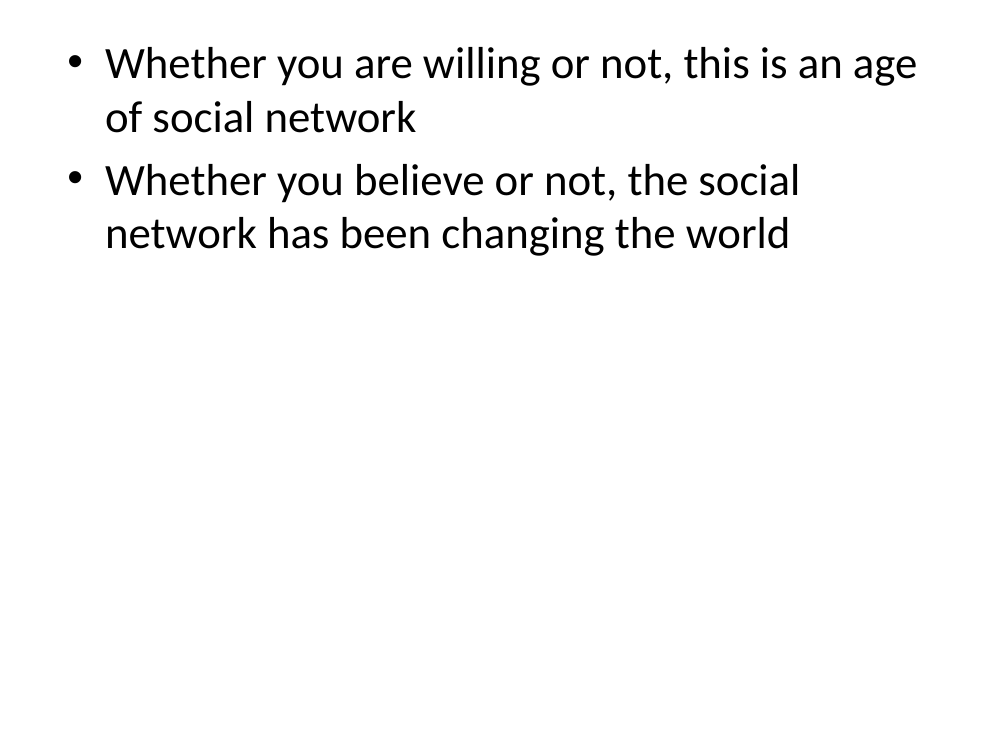
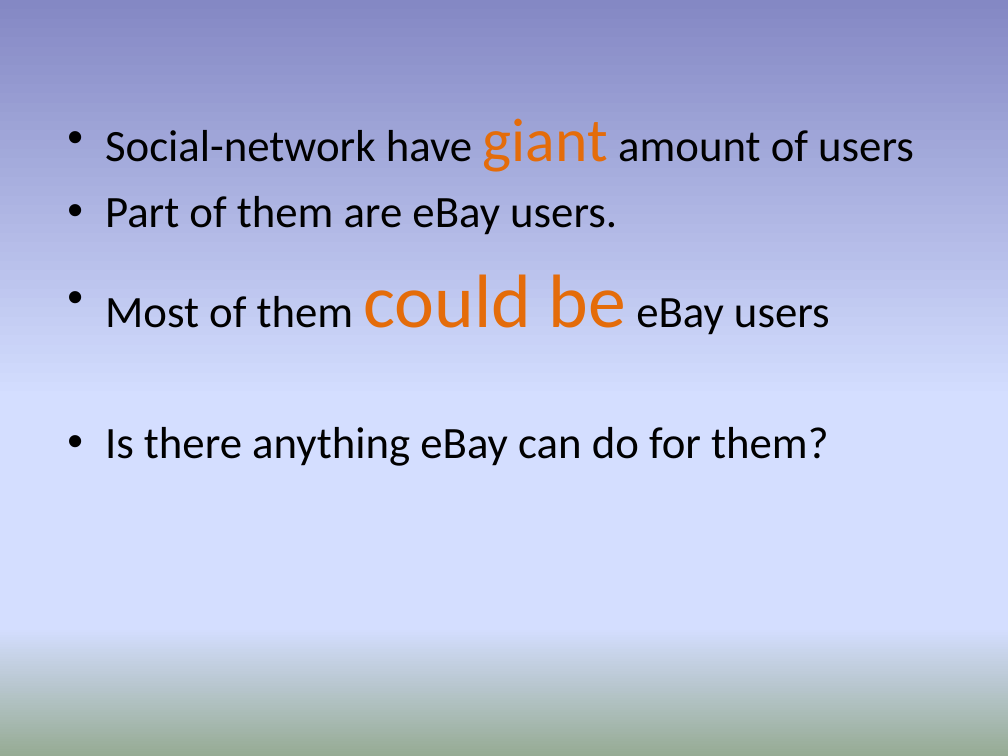
Before and after one commit to TwentySevenC/flickr2twitter, a slide deck: slide 2 of docs/socialHub.pptx. Drawn at 1008x756 pixels with LibreOffice and Linux fonts; fonts in the diff are those of the drawing. Boxes give left, top, right and bottom in pixels: in the first picture for what was removed or moved away, otherwise in the second. Text is boxed around its words. In the diff, an @@ line names an element or a change of style, - is before the commit and + after.

```diff
--- a/docs/socialHub.pptx
+++ b/docs/socialHub.pptx
@@ background #FFFFFF to gradient #8488C4 to #D4DEFF to #96AB94 @@
@@ text at [105, 118, 914, 466]: text changed @@
-• Whether you are willing or not, this is an age of social network
-• Whether you believe or not, the social network has been changing the world
+• Social-network have giant amount of users
+• Part of them are eBay users.
+• Most of them could be eBay users
+• Is there anything eBay can do for them?
```
Also in this commit, not shown: 1 other slide changed, 3 slides added, 3 slides removed.
